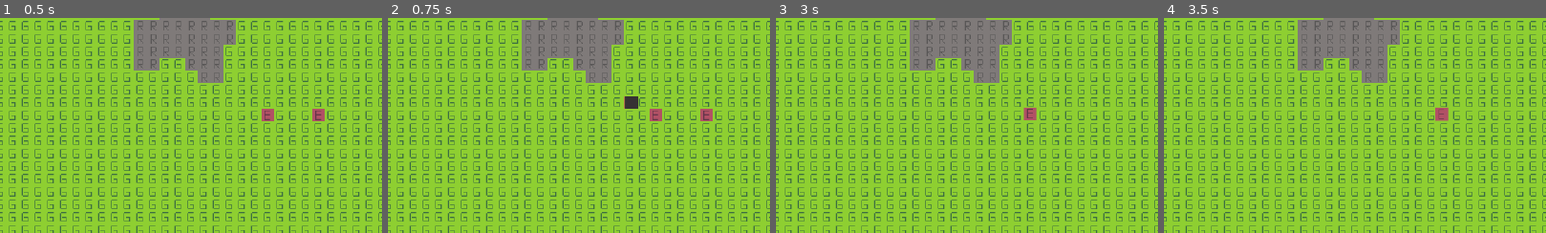
Above: before the commit, frames 1-4 (left to right).
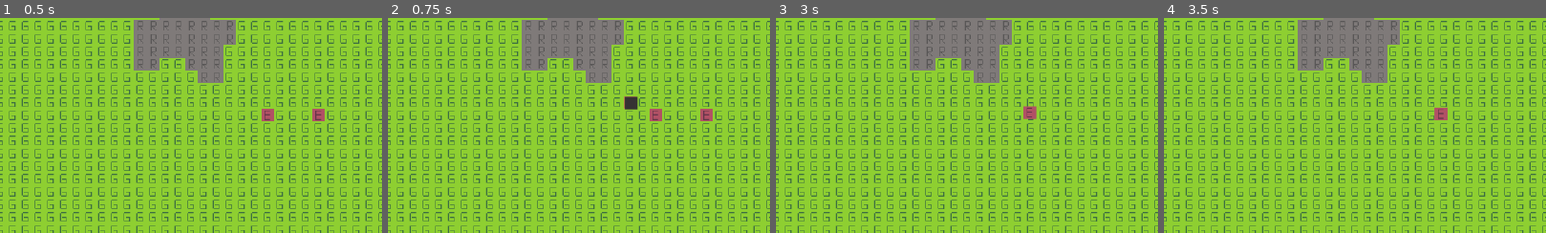
Above: after the commit, the same moments.

Repository: Joshua5437/Game-3
Game: Godot game, scene res://mainScene.tscn
The game is run twice, just before and just after one commit, with the same random seed, the same clock (stepped at 60 frames per second) and the same inputs.
Inputs (mouse positions are % of the whole screen's width and height, from its top left):
- Up to frame 1 (0.5 s): no input
- Up to frame 2 (0.75 s): tap Enter at 0.5 s; move the mouse to (45, 70) at 0.52 s; hold Up (ui_up) from 0.53 s (still down); hold 1 from 0.53 s (still down); click (45, 70) at 0.67 s
- Up to frame 3 (3 s): tap 2 at 0.8, 2.3 s; release Up (ui_up) at 1.25 s; release 1 at 1.25 s; drag from (80, 65) to (46, 70) at 1.27 s; move the mouse to (20, 35) at 2.02 s; hold Left (ui_left) 2.03-2.75 s; hold 1 2.03-2.75 s; click (20, 35) at 2.17 s; tap Space at 2.75 s; drag from (55, 50) to (81, 64) at 2.77 s
- Up to frame 4 (3.5 s): no input
The pictures show only the part of the screen within x 14-64%, y 50-100%; the shares and areas given below are measured in that part.

Frame 1 is identical in both runs. In frame 2, less than 0.1% of the frame differs, in the area x 62-66%, y 36-43%; in frame 3, 0.1%, in the area x 64-69%, y 40-48%; in frame 4, less than 0.1%.

Commit message:
player can place two types of towers

Diff:
--- /dev/null
+++ b/buildings/farm_construction_stats.tres
@@ -0,0 +1,10 @@
+[gd_resource type="Resource" load_steps=4 format=2]
+
+[ext_resource path="res://buildings/construction.gd" type="Script" id=1]
+[ext_resource path="res://buildings/farm_stats.tres" type="Resource" id=2]
+[ext_resource path="res://buildings/tower.tscn" type="PackedScene" id=3]
+
+[resource]
+script = ExtResource( 1 )
+stats = ExtResource( 2 )
+scene = ExtResource( 3 )
--- /dev/null
+++ b/buildings/farm_stats.tres
@@ -0,0 +1,8 @@
+[gd_resource type="Resource" load_steps=2 format=2]
+
+[ext_resource path="res://buildings/building.gd" type="Script" id=1]
+
+[resource]
+script = ExtResource( 1 )
+health = 5
+price = 10
--- a/mainScene.tscn
+++ b/mainScene.tscn
@@ -1,14 +1,15 @@
-[gd_scene load_steps=6 format=2]
+[gd_scene load_steps=7 format=2]
 
 [ext_resource path="res://map.tscn" type="PackedScene" id=1]
 [ext_resource path="res://scripts/camera.gd" type="Script" id=2]
 [ext_resource path="res://scripts/game.gd" type="Script" id=3]
+[ext_resource path="res://buildings/farm_construction_stats.tres" type="Resource" id=4]
 [ext_resource path="res://enemies/enemy.tscn" type="PackedScene" id=5]
 [ext_resource path="res://buildings/tower_construction_stats.tres" type="Resource" id=6]
 
 [node name="MainScene" type="Node2D"]
 script = ExtResource( 3 )
-construction = ExtResource( 6 )
+constructions = [ ExtResource( 6 ), ExtResource( 4 ) ]
 gold = 50
 
 [node name="Navigation" type="Navigation2D" parent="." groups=["navigation"]]
--- a/scripts/game.gd
+++ b/scripts/game.gd
@@ -3,19 +3,29 @@
 onready var map = $Navigation/Map
 
 # Used to place the towers on the map
-export(Resource) var construction
+export(Array) var constructions
+var current_construction = null
 
+# Player stats
 export(int) var gold = 100 # Represents player's cash balance
 
-func _process(delta):
+func _process(_delta):
 	# Get global mouse position
 	var global_mouse_position = get_global_mouse_position()
+	var num_constructions = len(constructions)
+
+	# Choose a tower to construct based on the numeric keys
+	if Input.is_key_pressed(KEY_1) and num_constructions >= 1:
+		current_construction = constructions[0]
+	if Input.is_key_pressed(KEY_2) and num_constructions >= 2:
+		current_construction = constructions[1]
 
 	# Places tower on the map if mosue left button is pressed
 	if Input.is_mouse_button_pressed(BUTTON_LEFT) \
 		and map.is_building_there(global_mouse_position) \
-		and gold - construction.stats.price >= 0:
+		and current_construction != null \
+		and gold - current_construction.stats.price >= 0:
 
-		gold -= construction.stats.price
+		gold -= current_construction.stats.price
 		print("placed tower | gold: %s" % gold)
-		map.place_building(global_mouse_position, construction.scene)
+		map.place_building(global_mouse_position, current_construction.scene)
